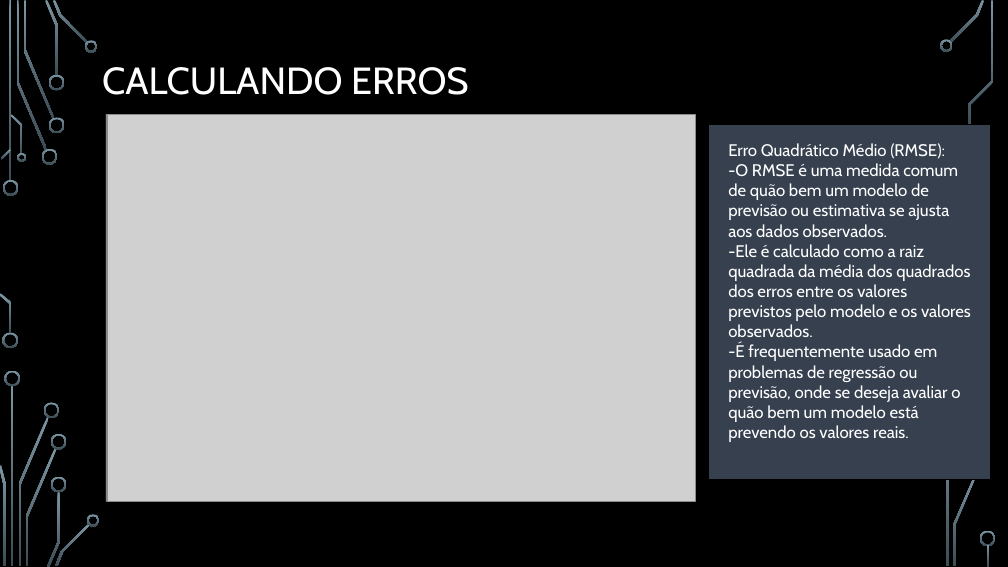
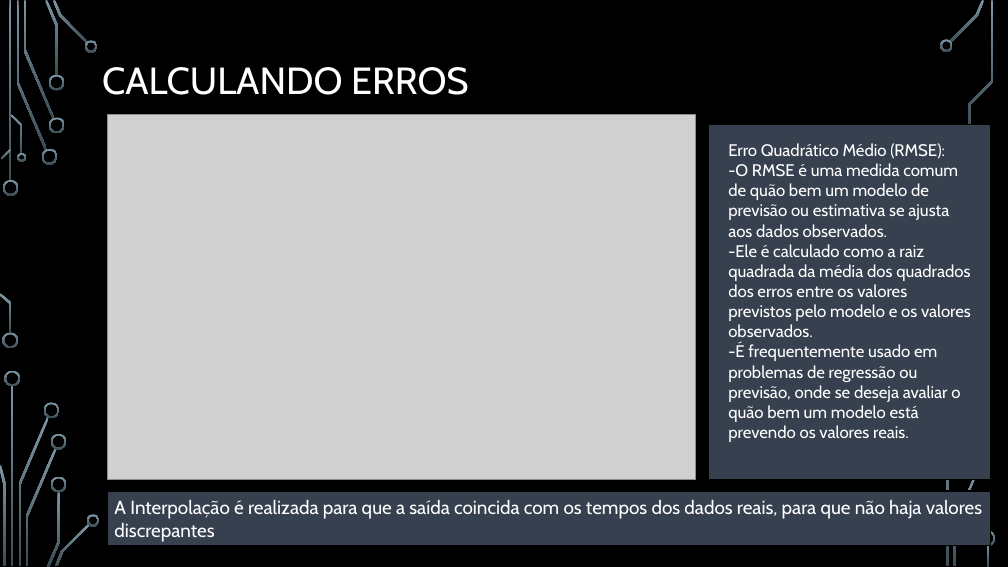
Before and after one commit to MathCarv/C213, a slide deck: slide 10 of documents/Trabalho de Sistemas Embarcados (C213).pptx. Drawn at 1008x567 pixels with LibreOffice and Linux fonts; fonts in the diff are those of the drawing; grey boxes stand for pictures; background and template pictures are left out. Boxes give left, top, right and bottom in pixels: in the first picture for what was removed or moved away, otherwise in the second. Text is boxed around its words. In the diff, an @@ line names an element or a change of style, - is before the commit and + after.

```diff
--- a/documents/Trabalho de Sistemas Embarcados (C213).pptx
+++ b/documents/Trabalho de Sistemas Embarcados (C213).pptx
@@ picture removed at <box>106,114,690,501</box> @@
@@ picture: place and size @@
-picture at <box>107,114,696,501</box>
+picture at <box>107,114,696,479</box>
@@ rectangle added at <box>107,492,991,546</box>, fill #36404F, outline #000000 1.25 pt, 18 pt, text #FFFFFF @@
+A Interpolação é realizada para que a saída coincida com os tempos dos dados reais, para que não haja valores discrepantes
```
Also in this commit, not shown: 3 other slides changed, 2 other files.
